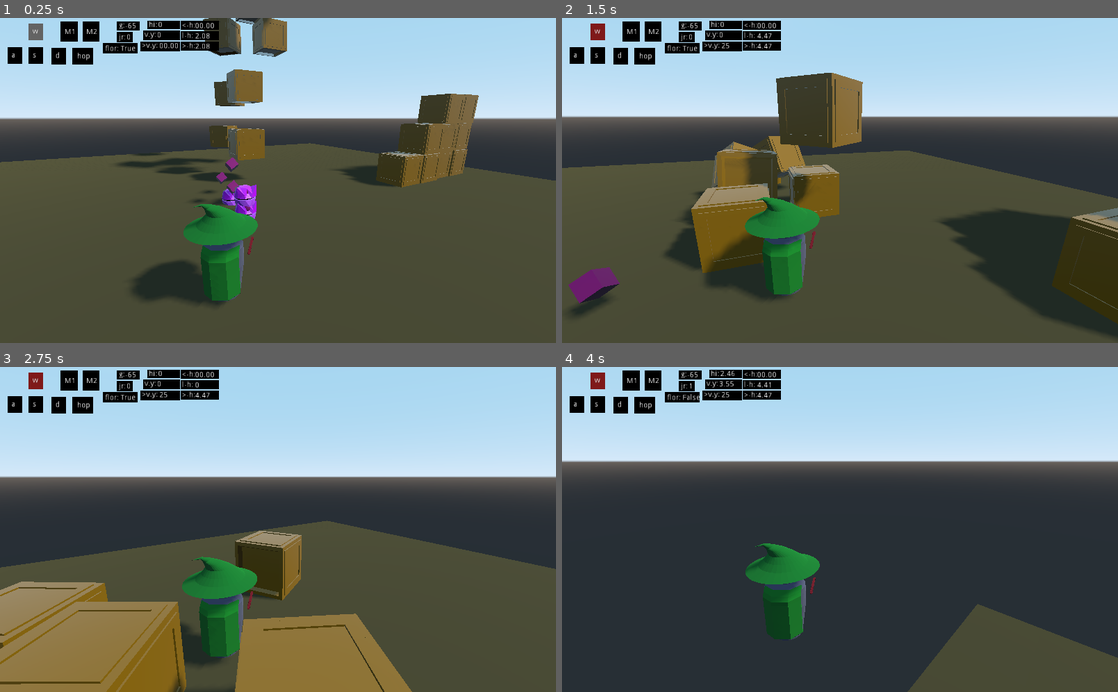
Above: before the commit, frames 1-4 (two rows, left to right).
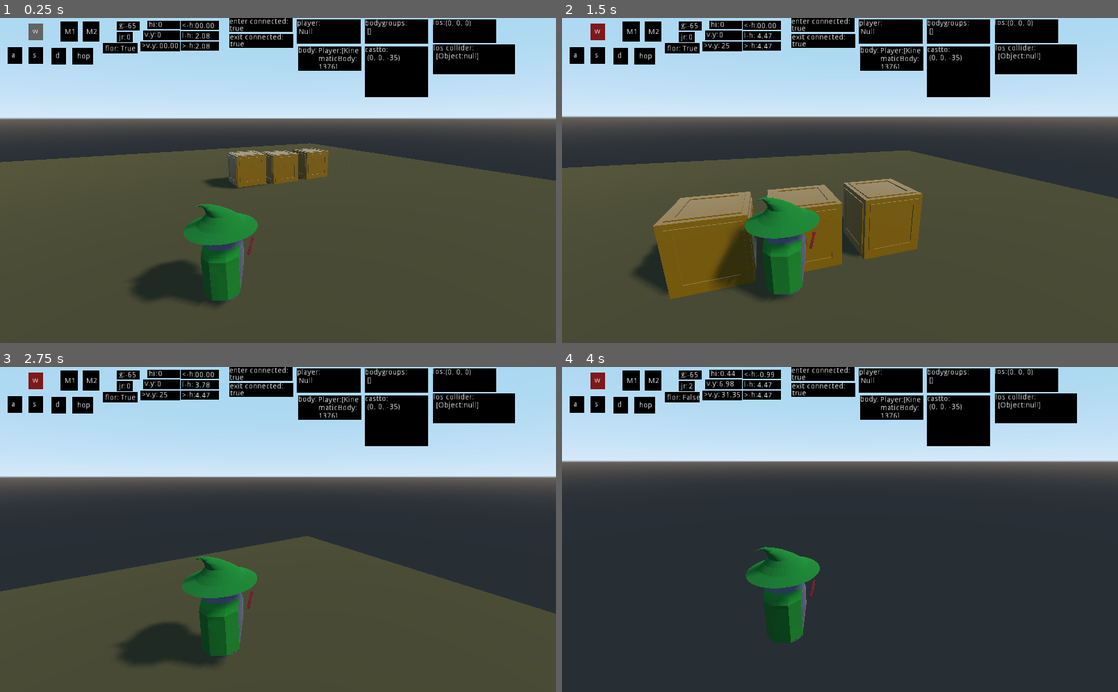
Above: after the commit, the same moments.

Repository: Valkuma/3DMagic
Game: Godot game, scene res://Scenes/default.tscn
The game is run twice, just before and just after one commit, with the same random seed, the same clock (stepped at 60 frames per second) and the same inputs.
Inputs (mouse positions are in pixels of both pictures, inside the frame that each line leads up to):
- Up to frame 1 (0.25 s): no input
- Up to frame 2 (1.5 s): tap Enter at 0.5 s; move the mouse to (867, 180) at 0.52 s; hold W (move_forward) from 0.53 s (still down); click (867, 180) at 0.67 s; tap Space (jump) at 0.77 s; move the mouse to (812, 180) at 1.27 s
- Up to frame 3 (2.75 s): keep holding W (move_forward); tap Space (jump) at 1.52 s; move the mouse to (289, 523) at 2.02 s
- Up to frame 4 (4 s): keep holding W (move_forward); move the mouse to (834, 536) at 2.77 s; click (834, 536) at 2.92 s; tap Space (jump) at 3.02, 3.77 s; move the mouse to (878, 532) at 3.52 s

The runs differ from the first frame. In frame 1, 16% of the frame differs, in the area x 21-93%, y 0-62%; in frame 2, 30%; in frame 3, 33%, in the area x 0-100%, y 0-100%; in frame 4, 15%.

Commit message:
work on AI

Diff:
--- a/Player/Player.gd
+++ b/Player/Player.gd
@@ -38,6 +38,7 @@
 func _ready():
 	state_machine.start("")
 	Input.set_mouse_mode(Input.MOUSE_MODE_CAPTURED)
+	get_parent().add_to_group("player")
 pass
 
 
--- a/Player/Player.tscn
+++ b/Player/Player.tscn
@@ -42,7 +42,7 @@
 nodes/TimeScale/node = SubResource( 16 )
 nodes/TimeScale/position = Vector2( 480, 80 )
 nodes/output/position = Vector2( 740, 100 )
-node_connections = [ "output", 0, "TimeScale", "TimeScale", 0, "Animation" ]
+node_connections = [ "TimeScale", 0, "Animation", "output", 0, "TimeScale" ]
 
 [sub_resource type="AnimationNodeStateMachineTransition" id=18]
 
@@ -69,10 +69,13 @@
 [sub_resource type="CylinderShape" id=25]
 height = 2.1
 
-[node name="PlayerScene" type="Spatial"]
-
-[node name="Player" type="KinematicBody" parent="."]
+[node name="PlayerScene" type="Spatial" groups=["player"]]
+
+[node name="Player" type="KinematicBody" parent="." groups=["player"]]
 transform = Transform( 1, 0, 0, 0, 1, 0, 0, 0, 1, 0, 0.2, 0 )
+collision_layer = 3
+collision_mask = 3
+input_ray_pickable = false
 script = ExtResource( 1 )
 
 [node name="Camera" type="Camera" parent="Player"]
--- a/Scenes/default.tscn
+++ b/Scenes/default.tscn
@@ -13,7 +13,7 @@
 
 [sub_resource type="NavigationMesh" id=6]
 
-[node name="Spatial" type="Spatial"]
+[node name="defaultlevel" type="Spatial"]
 
 [node name="MeshInstance" type="MeshInstance" parent="."]
 transform = Transform( 20, 0, 0, 0, 1, 0, 0, 0, 20, 0, 0, 0 )
@@ -42,64 +42,16 @@
 [node name="PlayerScene" parent="." instance=ExtResource( 1 )]
 transform = Transform( -0.878267, 0, 0.478171, 0, 1, 0, -0.478171, 0, -0.878267, -4.28908, 1.89782, 9.49049 )
 
+[node name="shadowling" parent="." instance=ExtResource( 3 )]
+transform = Transform( 1, 0, 0, 0, 1, 0, 0, 0, 1, -1.02353, 1.94628, 18.8008 )
+
 [node name="objects" type="Spatial" parent="."]
 
-[node name="Crate4" parent="objects" instance=ExtResource( 2 )]
-transform = Transform( 1, 0, 0, 0, 1, 0, 0, 0, 1, 4.10555, 15.6882, -8.75501 )
+[node name="Crate" parent="objects" instance=ExtResource( 2 )]
+transform = Transform( 1, 0, 0, 0, 1, 0, 0, 0, 1, 0, 2.36665, 0 )
+
+[node name="Crate2" parent="objects" instance=ExtResource( 2 )]
+transform = Transform( 1, 0, 0, 0, 1, 0, 0, 0, 1, 2.53281, 2.18853, 0 )
 
 [node name="Crate3" parent="objects" instance=ExtResource( 2 )]
-transform = Transform( 1, 0, 0, 0, 1, 0, 0, 0, 1, 3.62943, 11.6844, -3.61511 )
-
-[node name="Crate2" parent="objects" instance=ExtResource( 2 )]
-transform = Transform( 1, 0, 0, 0, 1, 0, 0, 0, 1, 0.952256, 7.7896, -2.41007 )
-
-[node name="Crate" parent="objects" instance=ExtResource( 2 )]
-transform = Transform( 1, 0, 0, 0, 1, 0, 0, 0, 1, 0.476128, 3.8948, -1.20504 )
-
-[node name="Crate5" parent="objects" instance=ExtResource( 2 )]
-transform = Transform( -0.740101, 0, -0.672496, 0, 1, 0, 0.672496, 0, -0.740101, 3.48644, 15.6882, -0.965765 )
-
-[node name="Crate6" parent="objects" instance=ExtResource( 2 )]
-transform = Transform( -0.740101, 0, -0.672496, 0, 1, 0, 0.672496, 0, -0.740101, 0.382253, 11.6844, -5.09001 )
-
-[node name="Crate7" parent="objects" instance=ExtResource( 2 )]
-transform = Transform( -0.740101, 0, -0.672496, 0, 1, 0, 0.672496, 0, -0.740101, 1.55325, 7.7896, -7.78224 )
-
-[node name="Crate8" parent="objects" instance=ExtResource( 2 )]
-transform = Transform( -0.740101, 0, -0.672496, 0, 1, 0, 0.672496, 0, -0.740101, 1.09525, 3.8948, -8.99428 )
-
-[node name="Crate10" parent="objects" instance=ExtResource( 2 )]
-transform = Transform( 1, 0, 0, 0, 1, 0, 0, 0, 1, 9.58307, 2.09351, 4.67254 )
-
-[node name="Crate9" parent="objects/Crate10" instance=ExtResource( 2 )]
-transform = Transform( 1, 0, 0, 0, 1, 0, 0, 0, 1, 2.09285, 0.0608566, 0.0608897 )
-
-[node name="Crate" parent="objects/Crate10/Crate9" instance=ExtResource( 2 )]
-transform = Transform( 1, 0, 0, 0, 1, 0, 0, 0, 1, 0.0323315, 2.11875, -0.0848117 )
-
-[node name="Crate10" parent="objects/Crate10" instance=ExtResource( 2 )]
-transform = Transform( 1, 0, 0, 0, 1, 0, 0, 0, 1, 4.00096, 0.0453053, -0.184896 )
-
-[node name="Crate9" parent="objects/Crate10/Crate10" instance=ExtResource( 2 )]
-transform = Transform( 1, 0, 0, 0, 1, 0, 0, 0, 1, 2.15956, 0.0608566, 0.0608897 )
-
-[node name="Crate" parent="objects/Crate10/Crate10/Crate9" instance=ExtResource( 2 )]
-transform = Transform( 1, 0, 0, 0, 1, 0, 0, 0, 1, 0.0323315, 2.11875, -0.0848117 )
-
-[node name="Crate10" parent="objects/Crate10/Crate10" instance=ExtResource( 2 )]
-transform = Transform( -0.999968, 0.00797608, 0, -0.00797608, -0.999968, 0, 0, 0, 1, 2.20623, 4.14645, 0.0274339 )
-
-[node name="Crate9" parent="objects/Crate10/Crate10/Crate10" instance=ExtResource( 2 )]
-transform = Transform( 1, 0, 0, 0, 1, 0, 0, 0, 1, 2.09285, 0.0608566, 0.0608897 )
-
-[node name="Crate" parent="objects/Crate10/Crate10/Crate10/Crate9" instance=ExtResource( 2 )]
-transform = Transform( 1, 9.31323e-10, 0, -9.31323e-10, 1, 0, 0, 0, 1, 0.0311089, 1.96612, -0.0848117 )
-
-[node name="shadowling" parent="." instance=ExtResource( 3 )]
-transform = Transform( 0.5, 0, 0, 0, 0.5, 0, 0, 0, 0.5, -2.1017, 1.91711, 3.02287 )
-
-[node name="shadowling2" parent="." instance=ExtResource( 3 )]
-transform = Transform( 0.5, 0, 0, 0, 0.5, 0, 0, 0, 0.5, -2.1017, 1.91711, 5.18819 )
-
-[node name="shadowling3" parent="." instance=ExtResource( 3 )]
-transform = Transform( 0.5, 0, 0, 0, 0.5, 0, 0, 0, 0.5, -2.1017, 3.09335, 5.18819 )
+transform = Transform( 1, 0, 0, 0, 1, 0, 0, 0, 1, 5.26655, 2.15162, 0 )
--- a/Scenes/enemies/shadowling.gd
+++ b/Scenes/enemies/shadowling.gd
@@ -1,17 +1,68 @@
 extends KinematicBody
 var health=10
 #var types=[]
-var speed = 16 # The movement speed of the player in units per second
+var speed = 2 # The movement speed of the player in units per second
 var gravity = -65 # The gravity force applied to the player in units per second squared
 var velocity = Vector3.ZERO # A vector that stores the current velocity of the player
 var target_velocity = Vector3.ZERO # A vector that stores the desired velocity of the player based on input
-var acceleration = 3 #how fast to gain units/second
-
+var acceleration = .5 #how fast to gain units/second
+var turn_speed = 4
+var sight_range = 35
+var hit #line of sight check hit
+var player = null
 
 func _ready():
-	pass
+	$sight.connect("body_entered", self, "_on_sight_body_entered")
+	$sight.connect("body_exited", self, "_on_sight_body_exited")
+pass
 
 func _physics_process(delta):
 	velocity.y += gravity * delta
 	velocity = move_and_slide(velocity, Vector3.UP,false,4,0.785398,false)
-	pass
+
+	if player != null:
+		var raydir = (player.global_transform.origin - $sight/los.global_transform.origin).normalized()
+		$sight/los.cast_to = raydir * sight_range
+		hit = $sight/los.get_collision_point()
+
+		if hit == Vector3.ZERO:
+			var direction = (player.global_transform.origin - global_transform.origin).normalized()
+			velocity = move_and_slide(direction * speed,Vector3.UP,false,40.785398,false)
+			var target = player.global_transform.basis.get_rotation_quat()
+			var current = global_transform.basis.get_rotation_quat()
+
+			global_transform.basis = Basis(current.slerp(target, turn_speed * delta))
+		else:
+			velocity = Vector3.ZERO
+
+	else:
+		$sight/los.cast_to = Vector3(0,0,-35)
+	#Debug UI
+	var playertextnode=get_node("debugUI/playertext/playertext2")
+	var bodygroups=get_node("debugUI/bodygroups/body2")
+	var casttonode = get_node("debugUI/castto/castto2")
+	var losnode = get_node("debugUI/sling-los/los2")
+	var loscollidernode = get_node("debugUI/loscollider/loscollider2")
+
+	losnode.text=str(hit)
+	loscollidernode.text=str($sight/los.get_collider())
+	casttonode.text = str($sight/los.cast_to)
+	playertextnode.text=str(player)
+	bodygroups.text=str(get_tree().get_nodes_in_group("my_group"))
+pass
+
+
+
+func _on_sight_body_entered(body):
+	$debugUI/enterconnected/enterconnected2.text="true"
+	var bodytextnode=get_node("debugUI/body/body2")
+	bodytextnode.text=str(body)
+	if body.is_in_group("player"):
+		player = body
+
+func _on_sight_body_exited(body):
+	$debugUI/exitconnected2/exitconnected2.text="true"
+	var bodytextnode=get_node("debugUI/body/body2")
+	bodytextnode.text=str(body)
+	if body == player:
+		player = null
--- a/Scenes/enemies/shadowling.tscn
+++ b/Scenes/enemies/shadowling.tscn
@@ -1,9 +1,10 @@
-[gd_scene load_steps=20 format=2]
+[gd_scene load_steps=22 format=2]
 
 [ext_resource path="res://assets/models/objects/raw/Material_001.material" type="Material" id=1]
 [ext_resource path="res://assets/models/objects/raw/Material_002.material" type="Material" id=2]
 [ext_resource path="res://assets/models/objects/raw/Material_003.material" type="Material" id=3]
 [ext_resource path="res://Scenes/enemies/shadowling.gd" type="Script" id=4]
+[ext_resource path="res://Scenes/enemies/shadowlingsight.tres" type="Shape" id=5]
 
 [sub_resource type="Curve" id=5]
 min_value = -1.0
@@ -95,8 +96,12 @@
 
 [sub_resource type="CylinderShape" id=4]
 
-[sub_resource type="ConvexPolygonShape" id=13]
-points = PoolVector3Array( 1, 0, 0, -1, 0, 0, -15, 0, -35, 15, 0, -35 )
+[sub_resource type="SpatialMaterial" id=16]
+albedo_color = Color( 0.207843, 0, 0, 1 )
+
+[sub_resource type="QuadMesh" id=17]
+material = SubResource( 16 )
+size = Vector2( 30, 1 )
 
 [sub_resource type="BoxShape" id=10]
 
@@ -120,10 +125,182 @@
 material = SubResource( 11 )
 
 [node name="shadowling" type="Spatial"]
-transform = Transform( 0.5, 0, 0, 0, 0.5, 0, 0, 0, 0.5, 0, 0, 0 )
 
 [node name="KinematicBody" type="KinematicBody" parent="."]
 script = ExtResource( 4 )
+
+[node name="debugUI" type="Control" parent="KinematicBody"]
+anchor_left = 0.494
+anchor_right = 0.725
+anchor_bottom = 0.455
+margin_left = 0.143982
+margin_top = 3.0
+margin_right = -0.400024
+margin_bottom = 3.0
+
+[node name="sling-los" type="ColorRect" parent="KinematicBody/debugUI"]
+margin_left = 291.0
+margin_top = -1.0
+margin_right = 408.0
+margin_bottom = 43.0
+color = Color( 0, 0, 0, 1 )
+
+[node name="los" type="RichTextLabel" parent="KinematicBody/debugUI/sling-los"]
+margin_right = 26.0
+margin_bottom = 15.0
+text = "los:"
+scroll_active = false
+
+[node name="los2" type="RichTextLabel" parent="KinematicBody/debugUI/sling-los"]
+margin_left = 23.0
+margin_top = 1.0
+margin_right = 113.0
+margin_bottom = 41.0
+scroll_active = false
+
+[node name="loscollider" type="ColorRect" parent="KinematicBody/debugUI"]
+margin_left = 292.0
+margin_top = 46.0
+margin_right = 442.0
+margin_bottom = 101.0
+color = Color( 0, 0, 0, 1 )
+
+[node name="loscollider" type="RichTextLabel" parent="KinematicBody/debugUI/loscollider"]
+margin_right = 86.0
+margin_bottom = 15.0
+text = "los collider:"
+scroll_active = false
+
+[node name="loscollider2" type="RichTextLabel" parent="KinematicBody/debugUI/loscollider"]
+margin_left = 5.0
+margin_top = 15.0
+margin_right = 146.0
+margin_bottom = 52.0
+scroll_active = false
+
+[node name="body" type="ColorRect" parent="KinematicBody/debugUI"]
+margin_left = 43.0
+margin_top = 50.0
+margin_right = 160.0
+margin_bottom = 94.0
+color = Color( 0, 0, 0, 1 )
+
+[node name="body" type="RichTextLabel" parent="KinematicBody/debugUI/body"]
+margin_right = 37.0
+margin_bottom = 16.0
+text = "body:"
+scroll_active = false
+
+[node name="body2" type="RichTextLabel" parent="KinematicBody/debugUI/body"]
+margin_left = 37.0
+margin_top = 1.0
+margin_right = 112.0
+margin_bottom = 41.0
+text = "null"
+scroll_active = false
+
+[node name="bodygroups" type="ColorRect" parent="KinematicBody/debugUI"]
+margin_left = 166.0
+margin_right = 283.0
+margin_bottom = 44.0
+color = Color( 0, 0, 0, 1 )
+
+[node name="body" type="RichTextLabel" parent="KinematicBody/debugUI/bodygroups"]
+margin_right = 86.0
+margin_bottom = 16.0
+text = "bodygroups:"
+scroll_active = false
+
+[node name="body2" type="RichTextLabel" parent="KinematicBody/debugUI/bodygroups"]
+margin_left = 4.0
+margin_top = 15.0
+margin_right = 112.0
+margin_bottom = 40.0
+text = "null"
+scroll_active = false
+
+[node name="castto" type="ColorRect" parent="KinematicBody/debugUI"]
+margin_left = 166.0
+margin_top = 49.0
+margin_right = 283.0
+margin_bottom = 143.0
+color = Color( 0, 0, 0, 1 )
+
+[node name="castto" type="RichTextLabel" parent="KinematicBody/debugUI/castto"]
+margin_right = 86.0
+margin_bottom = 16.0
+text = "castto:"
+scroll_active = false
+
+[node name="castto2" type="RichTextLabel" parent="KinematicBody/debugUI/castto"]
+margin_left = 4.0
+margin_top = 15.0
+margin_right = 112.0
+margin_bottom = 89.0
+text = "0,0,0"
+scroll_active = false
+
+[node name="playertext" type="ColorRect" parent="KinematicBody/debugUI"]
+margin_left = 41.0
+margin_right = 158.0
+margin_bottom = 44.0
+color = Color( 0, 0, 0, 1 )
+
+[node name="playertext" type="RichTextLabel" parent="KinematicBody/debugUI/playertext"]
+margin_right = 43.0
+margin_bottom = 15.0
+text = "player:"
+scroll_active = false
+
+[node name="playertext2" type="RichTextLabel" parent="KinematicBody/debugUI/playertext"]
+margin_left = 3.0
+margin_top = 16.0
+margin_right = 114.0
+margin_bottom = 42.0
+text = "null"
+scroll_active = false
+
+[node name="enterconnected" type="ColorRect" parent="KinematicBody/debugUI"]
+margin_left = -84.0
+margin_top = -3.0
+margin_right = 33.0
+margin_bottom = 23.0
+color = Color( 0, 0, 0, 1 )
+
+[node name="enterconnected" type="RichTextLabel" parent="KinematicBody/debugUI/enterconnected"]
+margin_right = 131.0
+margin_bottom = 15.0
+text = "enter connected:"
+scroll_active = false
+
+[node name="enterconnected2" type="RichTextLabel" parent="KinematicBody/debugUI/enterconnected"]
+margin_left = 1.0
+margin_top = 13.0
+margin_right = 35.0
+margin_bottom = 27.0
+text = "false"
+scroll_active = false
+
+[node name="exitconnected2" type="ColorRect" parent="KinematicBody/debugUI"]
+margin_left = -83.0
+margin_top = 26.0
+margin_right = 34.0
+margin_bottom = 52.0
+color = Color( 0, 0, 0, 1 )
+
+[node name="exitconnected" type="RichTextLabel" parent="KinematicBody/debugUI/exitconnected2"]
+margin_right = 131.0
+margin_bottom = 15.0
+text = "exit connected:"
+scroll_active = false
+
+[node name="exitconnected2" type="RichTextLabel" parent="KinematicBody/debugUI/exitconnected2"]
+margin_left = 1.0
+margin_top = 13.0
+margin_right = 35.0
+margin_bottom = 27.0
+text = "false"
+scroll_active = false
 
 [node name="Particles" type="Particles" parent="KinematicBody"]
 transform = Transform( 1, 0, 0, 0, 1, 0, 0, 0, 1, 0.0113614, 0.47646, -0.00190461 )
@@ -159,14 +336,22 @@
 
 [node name="sightcol" type="CollisionShape" parent="KinematicBody/sight"]
 transform = Transform( 1, 0, 0, 0, 1, 0, 0, 0, 1, 0, 0, -1.64354 )
-shape = SubResource( 13 )
+shape = ExtResource( 5 )
+
+[node name="cone" type="MeshInstance" parent="KinematicBody/sight/sightcol"]
+transform = Transform( 1, 0, 0, 0, -0.0297011, 0.999559, 0, -0.999559, -0.0297011, 0, 0, -34.6866 )
+mesh = SubResource( 17 )
 
 [node name="los" type="RayCast" parent="KinematicBody/sight"]
-cast_to = Vector3( 0, 0, -35 )
-
-[node name="Attack" type="Spatial" parent="."]
-
-[node name="SpotLight" type="SpotLight" parent="Attack"]
+transform = Transform( 1, 0, 0, 0, 1, 0, 0, 0, -0.733014, 0, 0.0843979, -1.10862 )
+enabled = true
+cast_to = Vector3( 0, 0, 5 )
+collision_mask = 8
+debug_shape_thickness = 5
+
+[node name="Attack" type="Spatial" parent="KinematicBody"]
+
+[node name="SpotLight" type="SpotLight" parent="KinematicBody/Attack"]
 transform = Transform( 2, 0, 0, 0, 1.29494, 1.52418, 0, -1.52418, 1.29494, 0, 1.51161, -1.42327 )
 light_color = Color( 0.309804, 0, 0, 1 )
 light_energy = 2.0
@@ -174,16 +359,20 @@
 spot_range = 2.0
 spot_angle = 30.0
 
-[node name="attackDetectArea" type="Area" parent="Attack"]
-
-[node name="attackDetectBox" type="CollisionShape" parent="Attack/attackDetectArea"]
+[node name="attackDetectArea" type="Area" parent="KinematicBody/Attack"]
+collision_layer = 2
+collision_mask = 2
+
+[node name="attackDetectBox" type="CollisionShape" parent="KinematicBody/Attack/attackDetectArea"]
 transform = Transform( 0.768198, -0.131802, 0.45, 0.45, 0.45, -0.636396, -0.131802, 0.768198, 0.45, 0, 0.104045, -3.43486 )
 shape = SubResource( 10 )
 
-[node name="AttackHurtArea" type="Area" parent="Attack"]
+[node name="AttackHurtArea" type="Area" parent="KinematicBody/Attack"]
 transform = Transform( 1, 0, 0, 0, 1, 0, 0, 0, 1, 0, 0.104045, -1.00926 )
-
-[node name="Particles" type="Particles" parent="Attack/AttackHurtArea"]
+collision_layer = 2
+collision_mask = 2
+
+[node name="Particles" type="Particles" parent="KinematicBody/Attack/AttackHurtArea"]
 transform = Transform( 0.384099, -0.065901, 0.225, 0.225, 0.225, -0.318198, -0.065901, 0.384099, 0.225, 0, 0, -2.4256 )
 emitting = false
 amount = 16
@@ -192,11 +381,12 @@
 process_material = SubResource( 14 )
 draw_pass_1 = SubResource( 15 )
 
-[node name="attackHurtbox" type="CollisionShape" parent="Attack/AttackHurtArea"]
+[node name="attackHurtbox" type="CollisionShape" parent="KinematicBody/Attack/AttackHurtArea"]
 transform = Transform( 0.384099, -0.065901, 0.225, 0.225, 0.225, -0.318198, -0.065901, 0.384099, 0.225, 0, 0, -2.4256 )
 shape = SubResource( 10 )
 
-[node name="attackEffect" type="MeshInstance" parent="Attack/AttackHurtArea/attackHurtbox"]
+[node name="attackEffect" type="MeshInstance" parent="KinematicBody/Attack/AttackHurtArea/attackHurtbox"]
 transform = Transform( 1, 8.19564e-08, 0, 8.9407e-08, 1, 0, 5.96046e-08, 5.96046e-08, 1, 0, 0, 0 )
+visible = false
 mesh = SubResource( 12 )
 skeleton = NodePath("../..")
--- /dev/null
+++ b/Scenes/enemies/shadowlingsight.tres
@@ -0,0 +1,5 @@
+[gd_resource type="ConvexPolygonShape" format=2]
+
+[resource]
+margin = 0.174
+points = PoolVector3Array( 1, 1, 1, 1, 0, 1, -1, 0, 1, -1, 1, 1, -15, 0, -35, 15, 0, -35, 15, 1, -35, -15, 1, -35 )
--- a/Scenes/objects/crate.tscn
+++ b/Scenes/objects/crate.tscn
@@ -22,6 +22,8 @@
 [node name="Crate" type="Spatial"]
 
 [node name="RigidBody" type="RigidBody" parent="."]
+collision_layer = 9
+collision_mask = 9
 can_sleep = false
 
 [node name="CollisionShape" type="CollisionShape" parent="RigidBody"]
